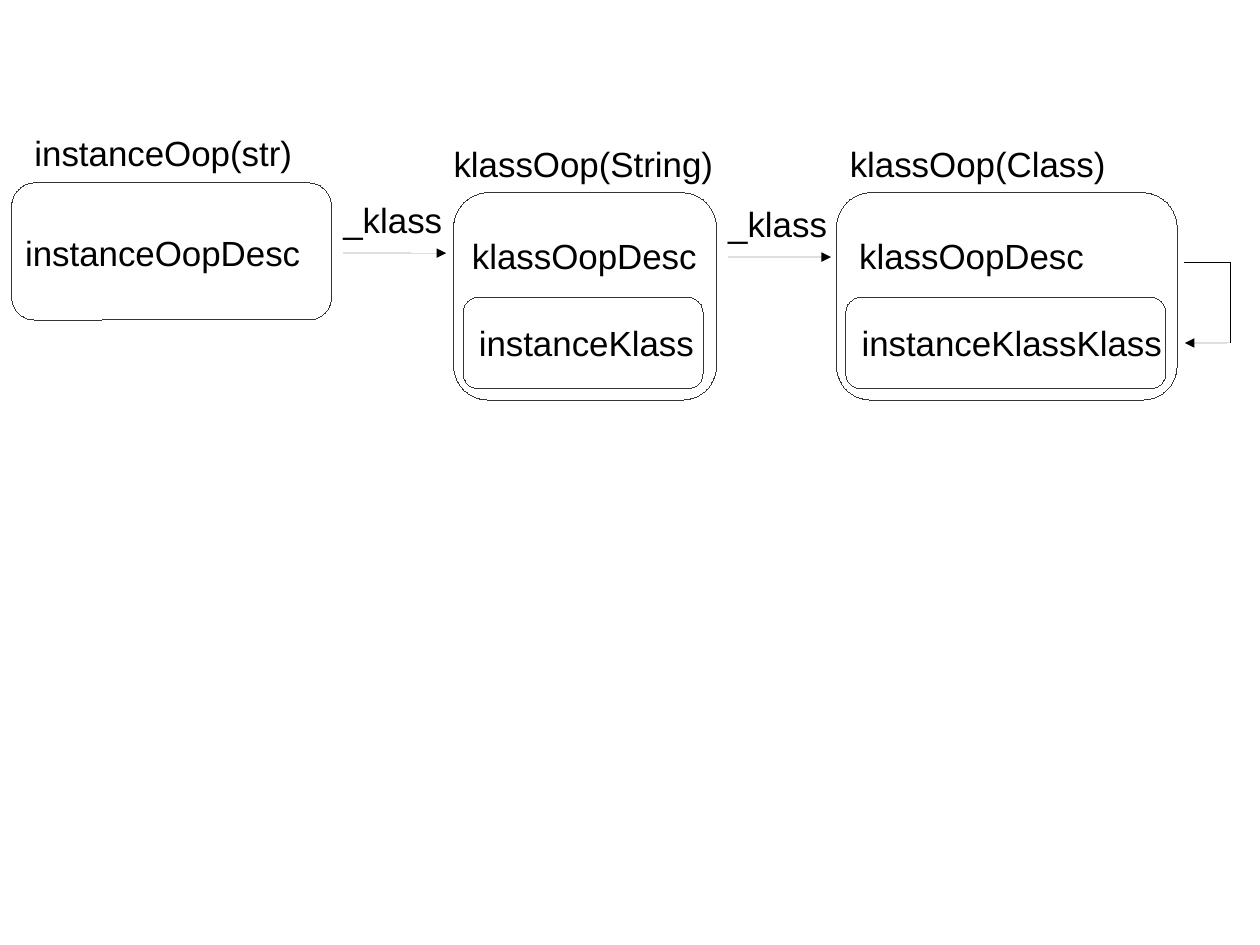
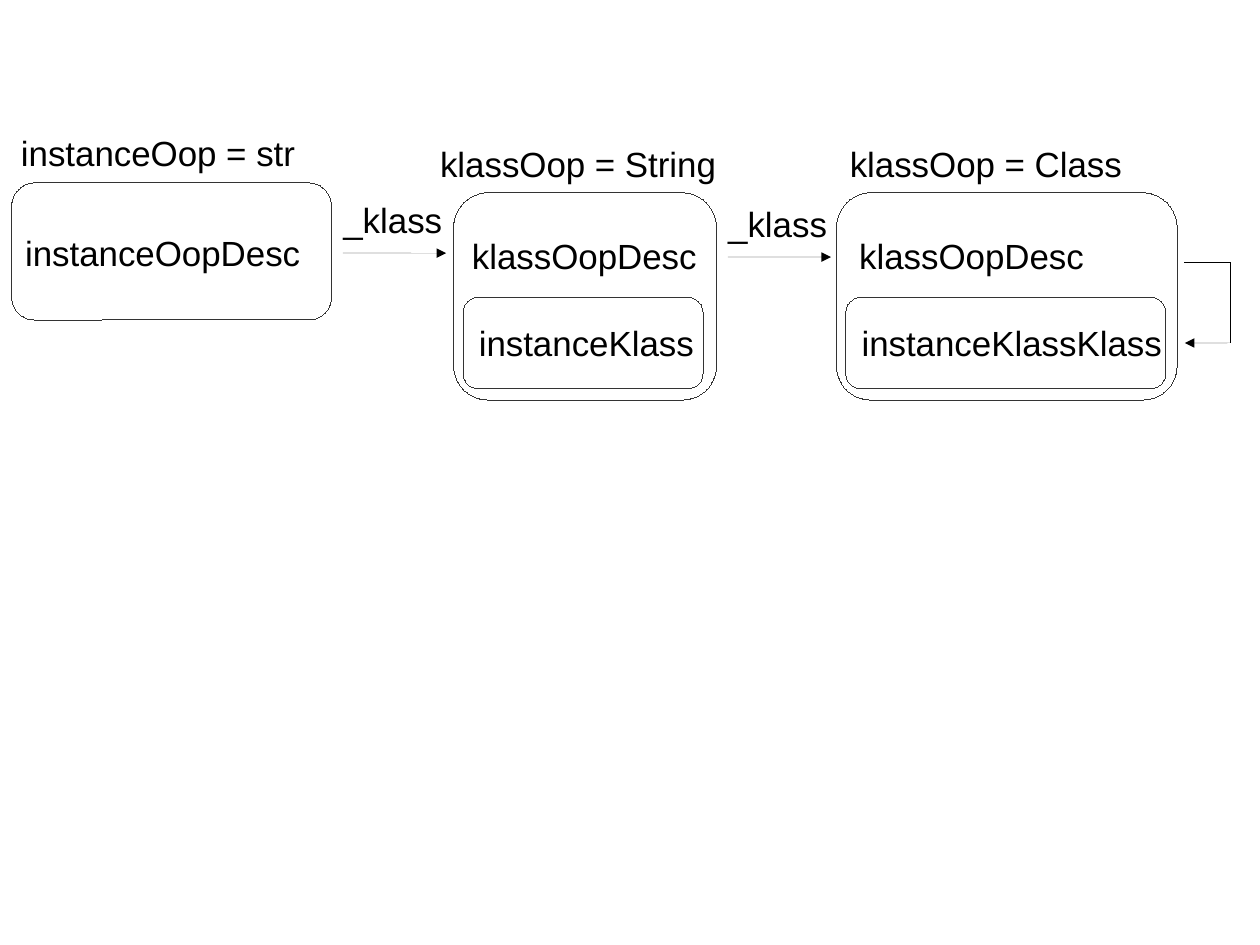
Before and after one commit to authorNari/g1gc-impl-book, a slide deck: slide 3 of misc/g1gc.odp. Drawn at 1260x945 pixels with LibreOffice and Linux fonts; fonts in the diff are those of the drawing. Boxes give left, top, right and bottom in pixels: in the first picture for what was removed or moved away, otherwise in the second. Text is boxed around its words. In the diff, an @@ line names an element or a change of style, - is before the commit and + after.

```diff
--- a/misc/g1gc.odp
+++ b/misc/g1gc.odp
@@ text at [21, 140, 295, 173]: text changed @@
-instanceOop(str)
+instanceOop = str
@@ text at [440, 151, 716, 184]: text changed @@
-klassOop(String)
+klassOop = String
@@ text at [850, 151, 1122, 184]: text changed @@
-klassOop(Class)
+klassOop = Class
```
Also in this commit, not shown: 2 other files.
